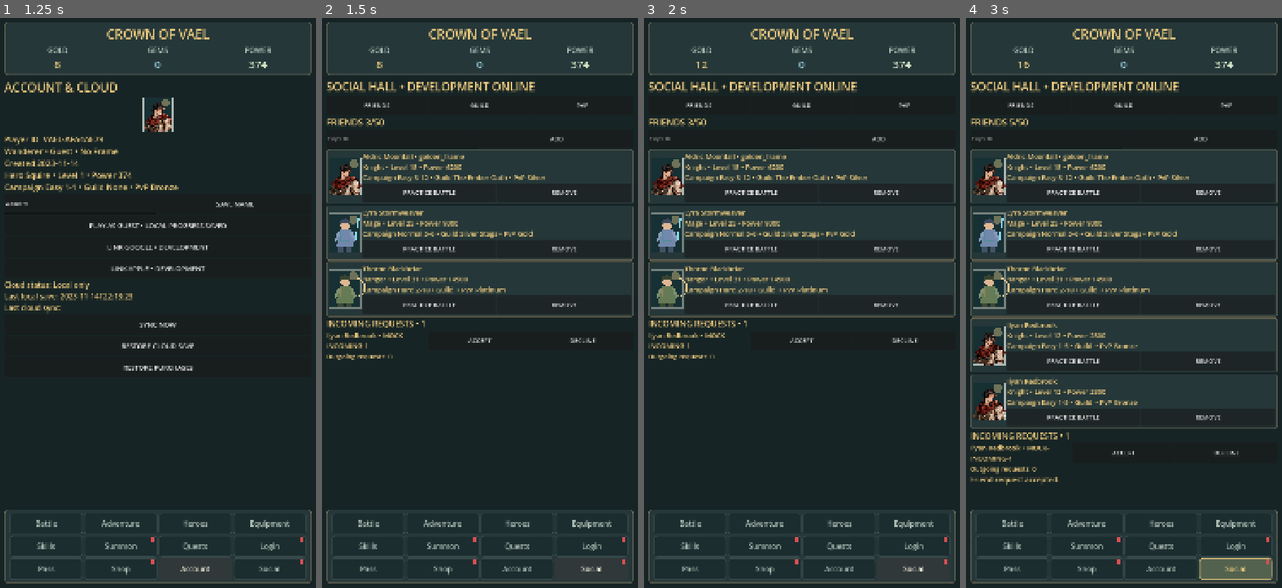
Above: before the commit, frames 1-4 (left to right).
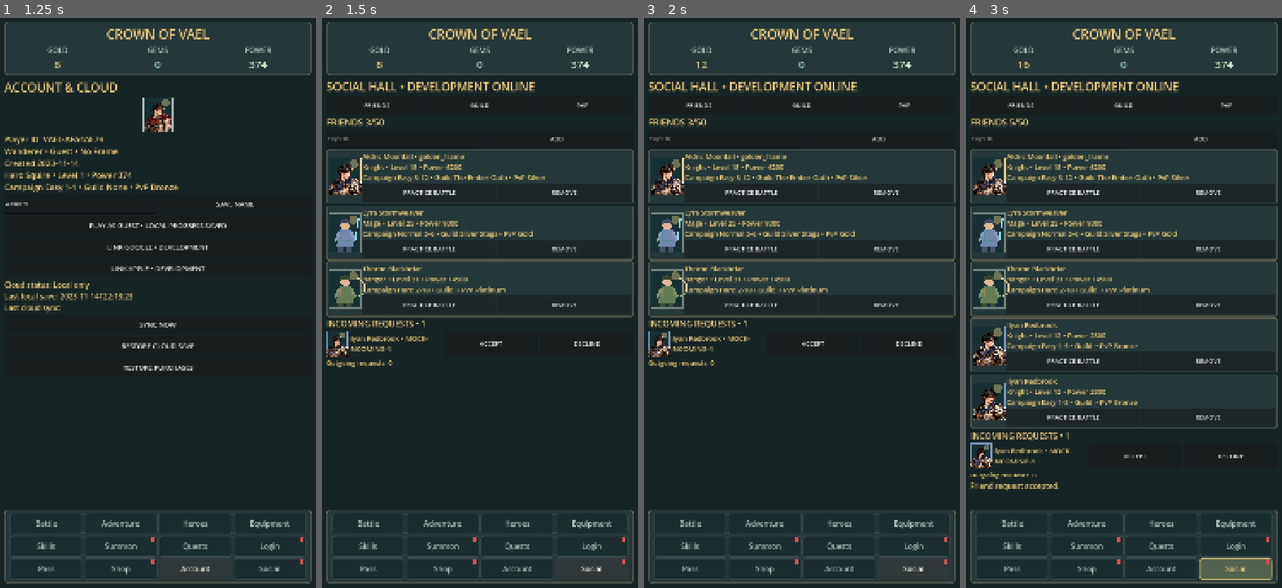
Above: after the commit, the same moments.

Repository: Bilal-Bast/crown-of-vael
Game: Godot game, scene res://scenes/main.tscn
The game is run twice, just before and just after one commit, with the same random seed, the same clock (stepped at 60 frames per second) and the same inputs.
Inputs:
- Up to frame 1 (1.25 s): click "Account" at 0.5 s
- Up to frame 2 (1.5 s): click "Social" at 1.25 s
- Up to frame 3 (2 s): no input
- Up to frame 4 (3 s): click "ACCEPT" at 2 s; click "ACCEPT" at 2.75 s

Frame 1 is identical in both runs. In frame 2, 1.3% of the frame differs, in the area x 1-89%, y 24-62%; in frame 3, 1.3%; in frame 4, 2.4%, in the area x 1-89%, y 24-83%.

Commit message:
feat: Integrate Knight character art and update guild member evolution handling

Diff:
--- a/scripts/online/guild_service.gd
+++ b/scripts/online/guild_service.gd
@@ -41,7 +41,7 @@
 		if str(record.id) != guild_id: continue
 		profile.guild_state.guild = record.duplicate(true)
 		profile.guild_state.guild["leader_id"] = "MOCK-LEADER"
-		profile.guild_state.guild["members"] = [{"id": "MOCK-LEADER", "name": "Guildmaster Rowan", "power": record.power, "hero": "knight", "role": "Leader", "contribution": 120, "last_active": "Today"}, {"id": str(profile.account_meta.player_id), "name": str(profile.account_meta.display_name), "power": profile.power(), "hero": profile.selected_hero_id, "role": "Member", "contribution": int(profile.guild_state.contribution), "last_active": "Now"}]
+		profile.guild_state.guild["members"] = [{"id": "MOCK-LEADER", "name": "Guildmaster Rowan", "power": record.power, "hero": "knight", "evolution": 1, "role": "Leader", "contribution": 120, "last_active": "Today"}, {"id": str(profile.account_meta.player_id), "name": str(profile.account_meta.display_name), "power": profile.power(), "hero": profile.selected_hero_id, "evolution": int(profile.heroes.get(profile.selected_hero_id, {}).get("evolution", 0)), "role": "Member", "contribution": int(profile.guild_state.contribution), "last_active": "Now"}]
 		profile.guild_state.role = "Member"
 		profile.account_meta.guild_id = guild_id
 		profile.save()
--- a/scripts/online/social_screen.gd
+++ b/scripts/online/social_screen.gd
@@ -52,7 +52,7 @@
 		add_child(card)
 		var card_row := HBoxContainer.new()
 		card.add_child(card_row)
-		_add_portrait(card_row, str(friend.get("hero", "knight")), int(friend.get("evolution", 0)), "golden_frame" if str(friend.get("frame", "")) == "Golden Profile Frame" else "", Vector2(110, 132))
+		_add_portrait(card_row, str(friend.get("hero", "knight")), int(friend.get("evolution", 0)), "golden_frame" if str(friend.get("frame", "")) in ["Golden Profile Frame", "golden_frame"] else "", Vector2(110, 132))
 		var box := VBoxContainer.new()
 		box.size_flags_horizontal = Control.SIZE_EXPAND_FILL
 		card_row.add_child(box)
@@ -71,9 +71,10 @@
 	for request in incoming:
 		var row := HBoxContainer.new()
 		add_child(row)
-		row.add_child(_label("%s • %s" % [request.name, request.id], 23))
-		var request_label := row.get_child(0) as Label
+		_add_portrait(row, str(request.get("hero", "knight")), int(request.get("evolution", 0)), str(request.get("frame", "")), Vector2(72, 88))
+		var request_label := _label("%s • %s" % [request.name, request.id], 23)
 		request_label.size_flags_horizontal = Control.SIZE_EXPAND_FILL
+		row.add_child(request_label)
 		var accept := _button("ACCEPT")
 		accept.pressed.connect(_accept.bind(str(request.id)))
 		row.add_child(accept)
@@ -121,7 +122,11 @@
 		var frame := " • Golden Profile Frame" if profile.owned_cosmetics.has("golden_frame") and profile.equipped_cosmetics.get("Profile Frame", "") == "golden_frame" and str(member.id) == str(profile.account_meta.player_id) else ""
 		var member_row := HBoxContainer.new()
 		add_child(member_row)
-		_add_portrait(member_row, str(member.get("hero", "knight")), int(member.get("evolution", 0)), "golden_frame" if not frame.is_empty() else "", Vector2(92, 112))
+		var member_hero := str(member.get("hero", "knight"))
+		var member_evolution := int(member.get("evolution", 0))
+		if str(member.id) == str(profile.account_meta.player_id):
+			member_evolution = int(profile.heroes.get(member_hero, {}).get("evolution", member_evolution))
+		_add_portrait(member_row, member_hero, member_evolution, "golden_frame" if not frame.is_empty() else "", Vector2(92, 112))
 		member_row.add_child(_label("%s%s • %d Power • %s • %s contribution • Active %s" % [member.name, frame, int(member.power), str(member.hero).capitalize(), member.get("role", "Member"), str(member.get("last_active", "Unknown"))], 22))
 	var leave := _button("LEAVE GUILD")
 	leave.disabled = state.role == "Leader"
@@ -267,7 +272,8 @@
 
 func _add_portrait(parent: Control, hero_id: String, evolution: int, frame: String, minimum: Vector2) -> void:
 	var portrait := HeroPortrait.new()
-	portrait.hero_id = hero_id if HeroData.HEROES.has(hero_id) else "knight"
+	var normalized_hero := hero_id.to_lower().replace(" ", "_")
+	portrait.hero_id = normalized_hero if HeroData.HEROES.has(normalized_hero) else "knight"
 	portrait.evolution = clampi(evolution, 0, 4)
 	portrait.profile_frame = frame
 	portrait.custom_minimum_size = minimum
--- a/scripts/online/social_service.gd
+++ b/scripts/online/social_service.gd
@@ -3,7 +3,7 @@
 
 const FRIEND_LIMIT := 50
 const MOCK_FRIENDS := [
-	{"id": "MOCK-FRIEND-1", "name": "Aldric Moonfall", "hero": "knight", "level": 18, "power": 6200, "difficulty": "Easy", "region": 3, "stage": 12, "rank": "Silver", "guild": "The Ember Oath", "frame": "golden_frame"},
+	{"id": "MOCK-FRIEND-1", "name": "Aldric Moonfall", "hero": "knight", "evolution": 1, "level": 18, "power": 6200, "difficulty": "Easy", "region": 3, "stage": 12, "rank": "Silver", "guild": "The Ember Oath", "frame": "golden_frame"},
 	{"id": "MOCK-FRIEND-2", "name": "Lyra Stormweaver", "hero": "mage", "level": 25, "power": 9300, "difficulty": "Normal", "region": 5, "stage": 6, "rank": "Gold", "guild": "Silver Stags", "frame": ""},
 	{"id": "MOCK-FRIEND-3", "name": "Thorne Blackbriar", "hero": "ranger", "level": 31, "power": 14500, "difficulty": "Hard", "region": 2, "stage": 18, "rank": "Platinum", "guild": "", "frame": ""}
 ]
@@ -16,7 +16,7 @@
 	for key in ["friends", "incoming", "outgoing"]:
 		if not profile.friends_state.has(key): profile.friends_state[key] = []
 	if profile.friends_state.friends.is_empty(): profile.friends_state.friends = MOCK_FRIENDS.duplicate(true)
-	if profile.friends_state.incoming.is_empty(): profile.friends_state.incoming = [{"id": "MOCK-INCOMING-1", "name": "Ilyan Redbrook", "hero": "knight", "level": 12, "power": 2800, "difficulty": "Easy", "region": 1, "stage": 5, "rank": "Bronze", "guild": "", "frame": ""}]
+	if profile.friends_state.incoming.is_empty(): profile.friends_state.incoming = [{"id": "MOCK-INCOMING-1", "name": "Ilyan Redbrook", "hero": "knight", "evolution": 1, "level": 12, "power": 2800, "difficulty": "Easy", "region": 1, "stage": 5, "rank": "Bronze", "guild": "", "frame": ""}]
 
 func add_friend(player_id: String) -> bool:
 	if fail_next:
--- a/tests/phase12a/phase12a_smoke.gd
+++ b/tests/phase12a/phase12a_smoke.gd
@@ -20,7 +20,10 @@
 	for slot in ["idle", "attack", "guard", "portrait"]:
 		check(HeroArtService.texture_for(0, slot) != null, "Squire %s asset loads" % slot)
 	check(HeroArtService.resolve_path(0, "idle") == "res://assets/heroes/knight/squire/squire_idle.png", "Squire legacy filename preserved")
-	check(HeroArtService.texture_for(1, "idle") == null, "missing Knight art returns procedural fallback signal")
+	for slot in ["idle", "attack", "guard", "portrait"]:
+		check(HeroArtService.texture_for(1, slot) != null, "Knight %s asset loads" % slot)
+		check(HeroArtService.resolve_path(1, slot) == "res://assets/heroes/knight/knight/%s.png" % slot, "Knight %s resolves real asset path" % slot)
+	check(HeroArtService.texture_for(2, "idle") == null, "missing Royal Knight art returns procedural fallback signal")
 	check(HeroArtService.texture_for(4, "portrait") == null, "missing portrait returns fallback signal")
 	check(HeroArtService.resolve_path(2, "attack").is_empty(), "missing battle state path is empty")
 	var squire_path := HeroArtService.asset_path(0, "idle")
@@ -28,8 +31,9 @@
 		HeroArtService.texture_for(0, "idle")
 	check(HeroArtService.cached_load_count(squire_path) == 1, "repeated battle lookup loads texture once")
 	var report := HeroArtService.validation_report()
-	check(report.size() >= 16, "validation reports missing evolution slots without failing")
+	check(report.size() >= 12, "validation reports remaining missing evolution slots without failing")
 	var profile := SaveData.new()
+	profile.heroes["knight"]["evolution"] = 1
 	var battle := BattleController.new()
 	battle.profile = profile
 	var field := Battlefield.new()
@@ -43,11 +47,13 @@
 	field._process(0.01)
 	check(field.hero_visual_state == "attack", "idle to attack visual state")
 	check(field.hero_attack_art_time > 0.0, "attack visual timer active")
+	check(HeroArtService.texture_for(1, field.hero_visual_state) != null, "Knight attack state uses supplied attack art")
 	field._process(0.30)
 	check(field.hero_visual_state == "idle", "attack visual returns to idle")
 	field._on_damage_popup(-1, 1, false, false)
 	field._process(0.01)
 	check(field.hero_visual_state == "guard", "idle to guard visual state")
+	check(HeroArtService.texture_for(1, field.hero_visual_state) != null, "Knight guard state uses supplied guard art")
 	field._process(0.31)
 	check(field.hero_visual_state == "idle", "guard visual returns to idle")
 	field._on_attack_started(-2, 0)
--- a/tests/phase12a/phase12a_visual_capture.gd
+++ b/tests/phase12a/phase12a_visual_capture.gd
@@ -12,14 +12,30 @@
 	profile.save_path = "res://.godot/phase12a_visual.save"
 	profile.last_login_reward_date = CalendarService.day()
 	(main.get("battle") as BattleController).active = false
+	profile.selected_hero_id = "knight"
+	profile.heroes["knight"]["evolution"] = 1
+	main.call("_refresh_ui")
 	var field := main.get("battlefield") as Battlefield
 	main.call("_select_tab", "Battle")
-	await _capture("squire_battle_idle", main)
+	await _capture("knight_battle_idle", main)
 	field._on_attack_started(-1, 0)
 	await process_frame
-	await _capture("squire_battle_attack", main)
+	await _capture("knight_battle_attack", main)
+	field._on_damage_popup(-1, 35, false, false)
+	await process_frame
+	await _capture("knight_battle_guard", main)
 	var heroes := main.get("heroes_screen") as HeroesScreen
 	var heroes_area := main.get("heroes_area") as ScrollContainer
+	main.call("_select_tab", "Account")
+	await _capture("knight_profile", main)
+	main.call("_select_tab", "Social")
+	var social := main.get("social_screen") as SocialScreen
+	social.tab = "Friends"
+	if not profile.friends_state.friends.is_empty():
+		profile.friends_state.friends[0]["hero"] = "knight"
+		profile.friends_state.friends[0]["evolution"] = 1
+	social.refresh()
+	await _capture("knight_social", main)
 	main.call("_select_tab", "Heroes")
 	heroes.selected_id = "knight"
 	heroes.view = "detail"
@@ -28,6 +44,8 @@
 		heroes.refresh()
 		(main.get("heroes_area") as ScrollContainer).scroll_vertical = 0
 		await _capture("knight_form_%d" % stage, main, heroes_area, true)
+	heroes_area.scroll_vertical = 0
+	await _capture("knight_heroes_portrait", main)
 	heroes.preview_evolution = -1
 	heroes.evolution_result = {"previous": "Squire", "next": "Knight", "element": "Steel", "before_stats": {"hp": 100, "atk": 10, "armor": 5}, "after_stats": {"hp": 115, "atk": 12, "armor": 6}}
 	heroes.view = "evolution_result"
Not shown, added: assets/heroes/knight/knight/attack.png.import
Not shown, added: assets/heroes/knight/knight/guard.png.import
Not shown, added: assets/heroes/knight/knight/idle.png.import
Not shown, added: assets/heroes/knight/knight/portrait.png.import
Not shown, changed: assets/heroes/knight/knight/README.md
